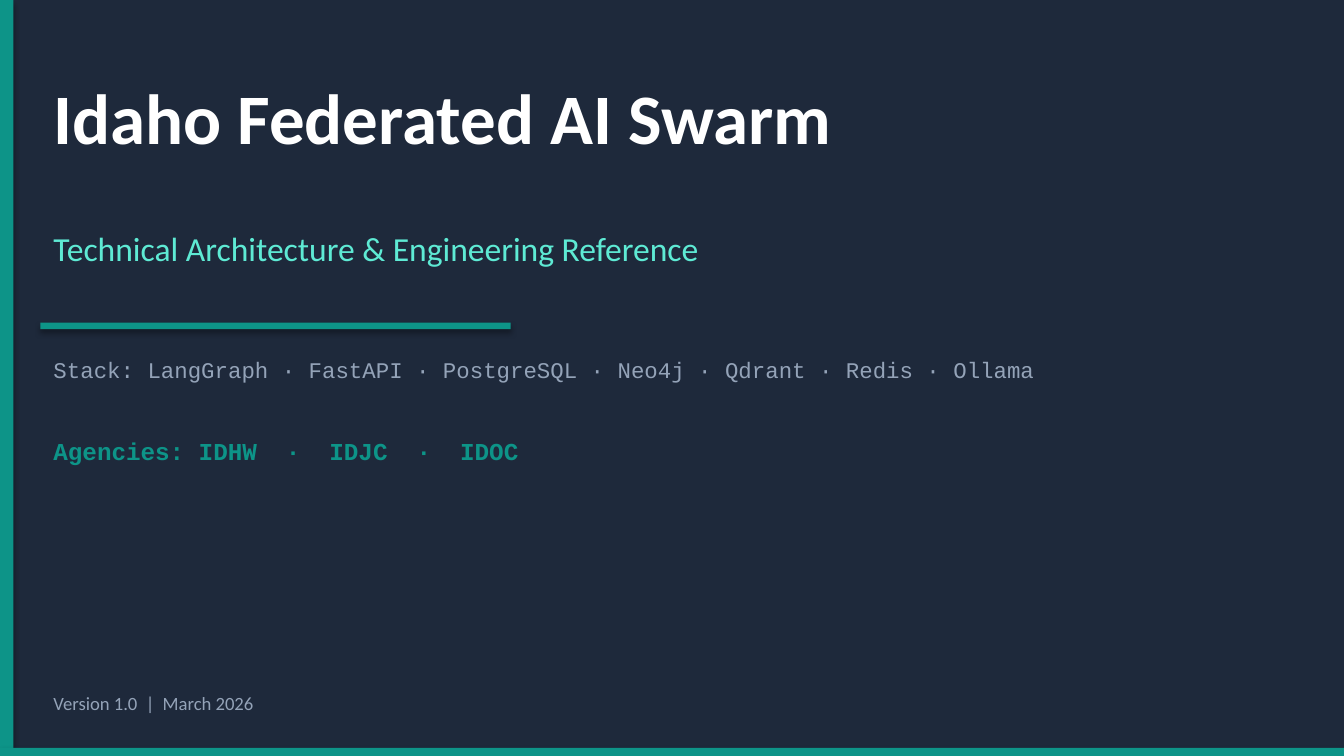
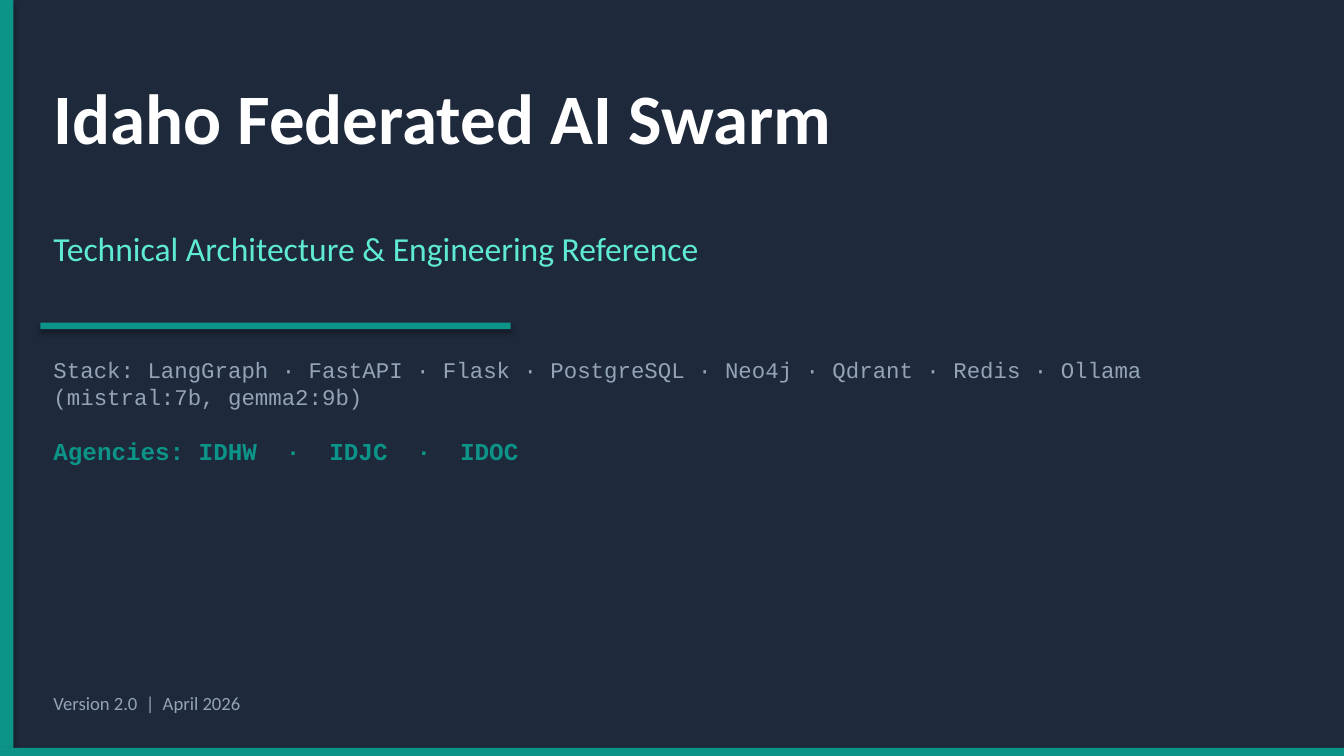
Before and after one commit to mtmowery/SCO-Federated-Swarm, a slide deck: slide 1 of docs/Idaho_AI_Technical_Deck.pptx. Drawn at 1344x756 pixels with LibreOffice and Linux fonts; fonts in the diff are those of the drawing. Boxes give left, top, right and bottom in pixels: in the first picture for what was removed or moved away, otherwise in the second. Text is boxed around its words. In the diff, an @@ line names an element or a change of style, - is before the commit and + after.

```diff
--- a/docs/Idaho_AI_Technical_Deck.pptx
+++ b/docs/Idaho_AI_Technical_Deck.pptx
@@ text at bbox=[53, 362, 1142, 410]: text changed @@
-Stack: LangGraph · FastAPI · PostgreSQL · Neo4j · Qdrant · Redis · Ollama
+Stack: LangGraph · FastAPI · Flask · PostgreSQL · Neo4j · Qdrant · Redis · Ollama (mistral:7b, gemma2:9b)
@@ text at bbox=[53, 697, 241, 713]: text changed @@
-Version 1.0 | March 2026
+Version 2.0 | April 2026
```
Also in this commit, not shown: 7 other slides changed, 1 slide removed, 35 other files.
